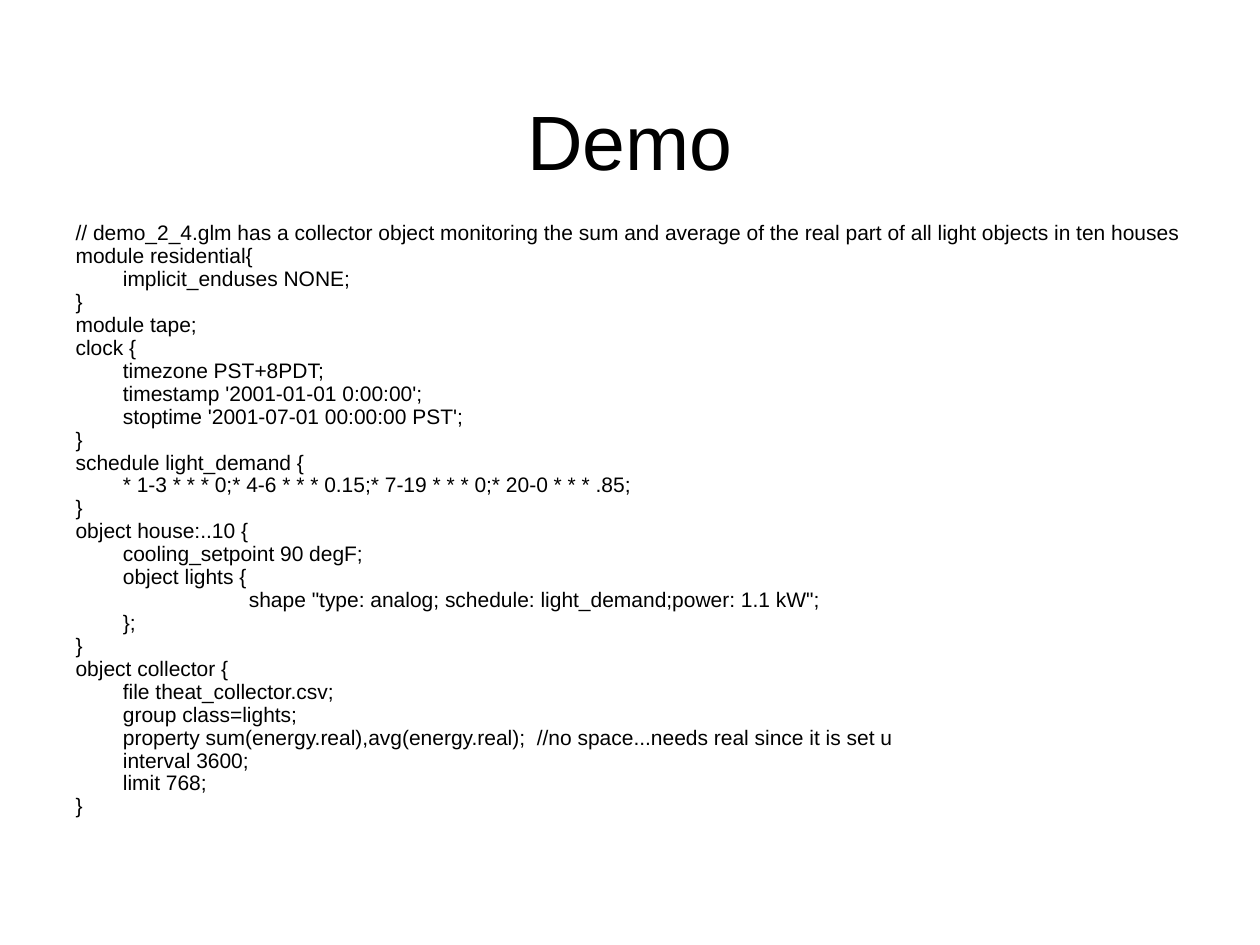
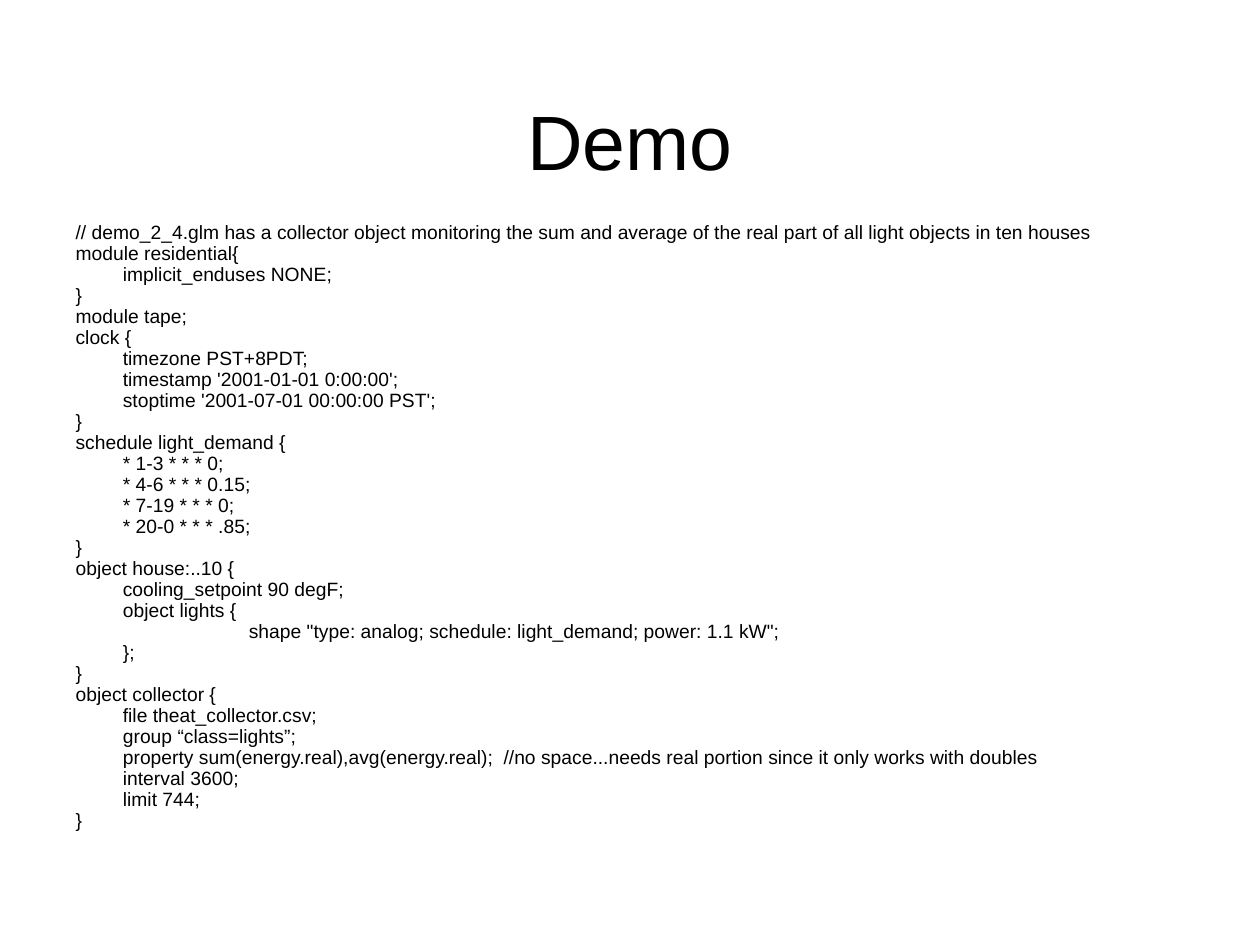
Before and after one commit to gridlab-d/course, a slide deck: slide 11 of FourDayCourse/2.4 - Collectors.ppt (slide 10 before the commit). Drawn at 1260x945 pixels with LibreOffice and Linux fonts; fonts in the diff are those of the drawing; background and template pictures are left out. Boxes give left, top, right and bottom in pixels: in the first picture for what was removed or moved away, otherwise in the second. Text is boxed around its words. In the diff, an @@ line names an element or a change of style, - is before the commit and + after.

Commit message:
Updated players, schedules, and collectors sections.

```diff
--- a/FourDayCourse/2.4 - Collectors.ppt
+++ b/FourDayCourse/2.4 - Collectors.ppt
@@ text at bbox=[76, 225, 1090, 788]: size 12 to 11 pt in "// demo_2_4.glm has a collector object monitoring ...", "module residential{", "implicit_enduses NONE;", "}" and 17 more places @@
@@ text at bbox=[136, 456, 250, 536]: text changed; size 12 to 11 pt @@
-* 1-3 * * * 0;* 4-6 * * * 0.15;* 7-19 * * * 0;* 20-0 * * * .85;
+* 1-3 * * * 0;
+* 4-6 * * * 0.15;
+* 7-19 * * * 0;
+* 20-0 * * * .85;
@@ text at bbox=[249, 624, 779, 642]: text changed; size 12 to 11 pt @@
-shape "type: analog; schedule: light_demand;power: 1.1 kW";
+shape "type: analog; schedule: light_demand; power: 1.1 kW";
@@ text at bbox=[123, 729, 1037, 768]: text changed; size 12 to 11 pt @@
-group class=lights;
-property sum(energy.real),avg(energy.real); //no space...needs real since it is set u
+group “class=lights”;
+property sum(energy.real),avg(energy.real); //no space...needs real portion since it only works with doubles
@@ text at bbox=[123, 792, 200, 809]: text changed; size 12 to 11 pt @@
-limit 768;
+limit 744;
```
Also in this commit, not shown: 7 other slides changed, 1 slide added, 5 other files.
